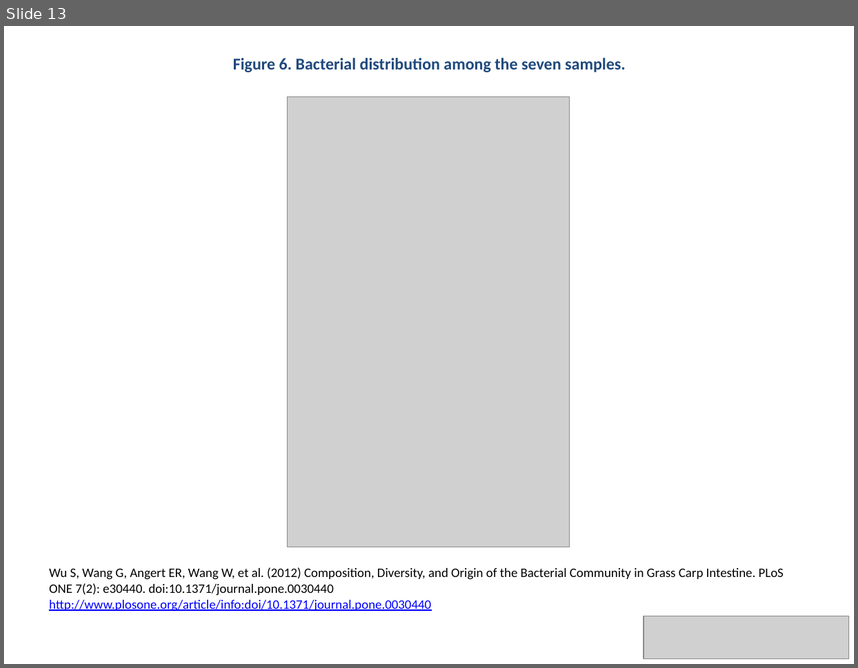
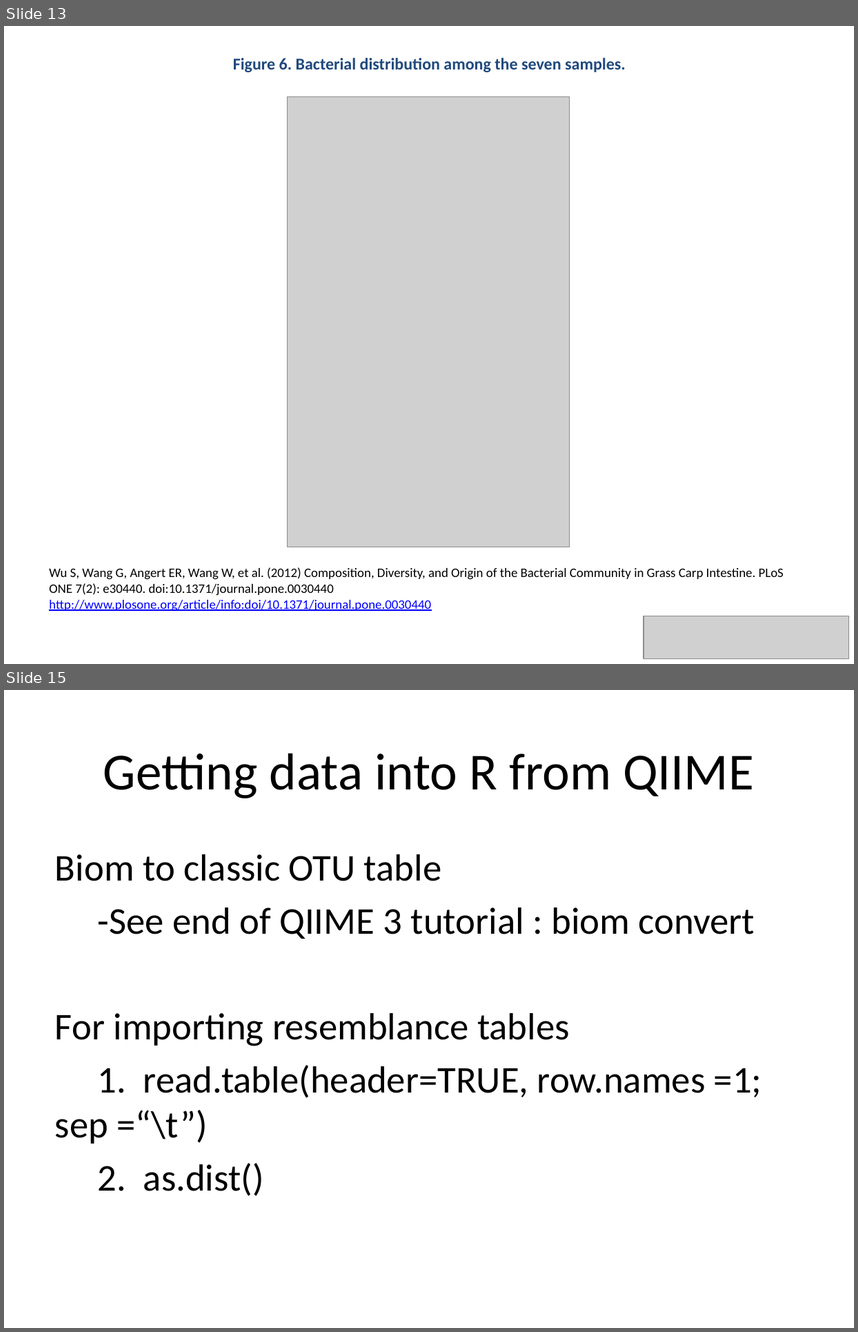
Before and after one commit to edamame-course/docs, a slide deck: extra/Presentations/2014-08-18-AM_Ashley_Lecture4.pptx. Shown one above the other, each under a label of ours: slide 13 before the commit, slides 13 and 15 after it; the slides between them are not shown. The pictures are 858x668 and 858x1332 pixels, drawn with LibreOffice and Linux fonts; fonts in the diff are those of the drawing; grey boxes stand for pictures. Boxes give left, top, right and bottom in pixels: in the first picture for what was removed or moved away, otherwise in the second. Text is boxed around its words. In the diff, an @@ line names an element or a change of style, - is before the commit and + after.

Commit message:
update import/export tutorial

```diff
--- a/extra/Presentations/2014-08-18-AM_Ashley_Lecture4.pptx
+++ b/extra/Presentations/2014-08-18-AM_Ashley_Lecture4.pptx
@@ slide 15 added at box(4, 690, 854, 1328), background #FFFFFF @@
@@ title added at box(103, 753, 754, 798), 44 pt, text #000000 @@
+Getting data into R from QIIME
@@ text added at box(55, 854, 762, 1196), 32 pt, text #000000 @@
+Biom to classic OTU table
+-See end of QIIME 3 tutorial : biom convert
+For importing resemblance tables
+1. read.table(header=TRUE, row.names =1; sep =“\t”)
+2. as.dist()
```
Also in this commit, not shown: 2 other files.
